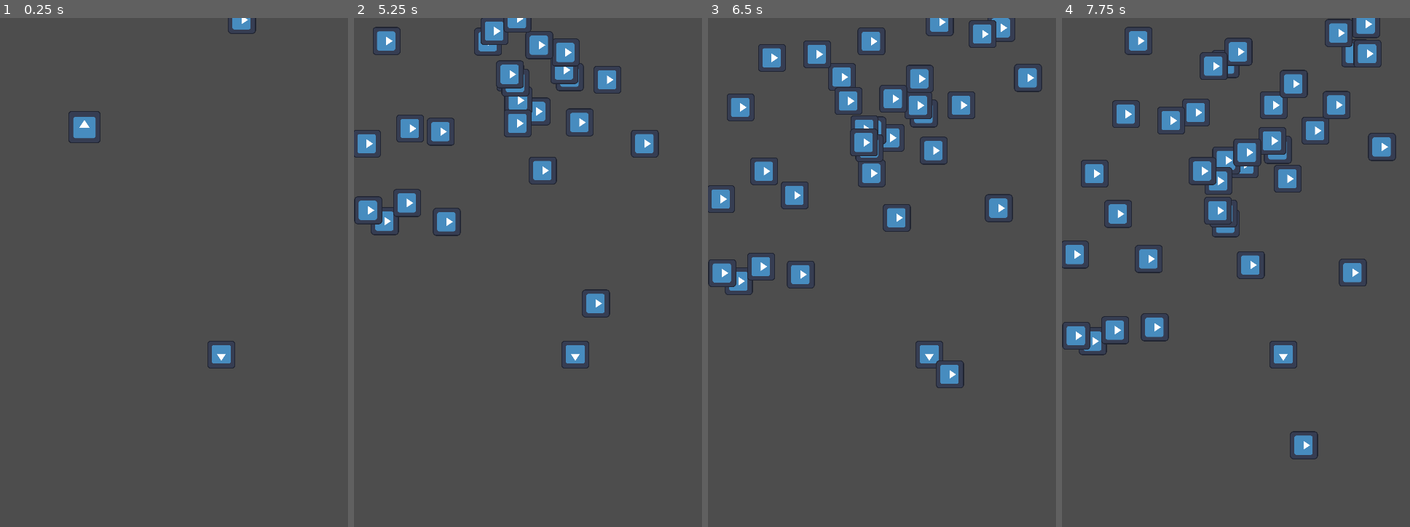
Above: before the commit, frames 1-4 (left to right).
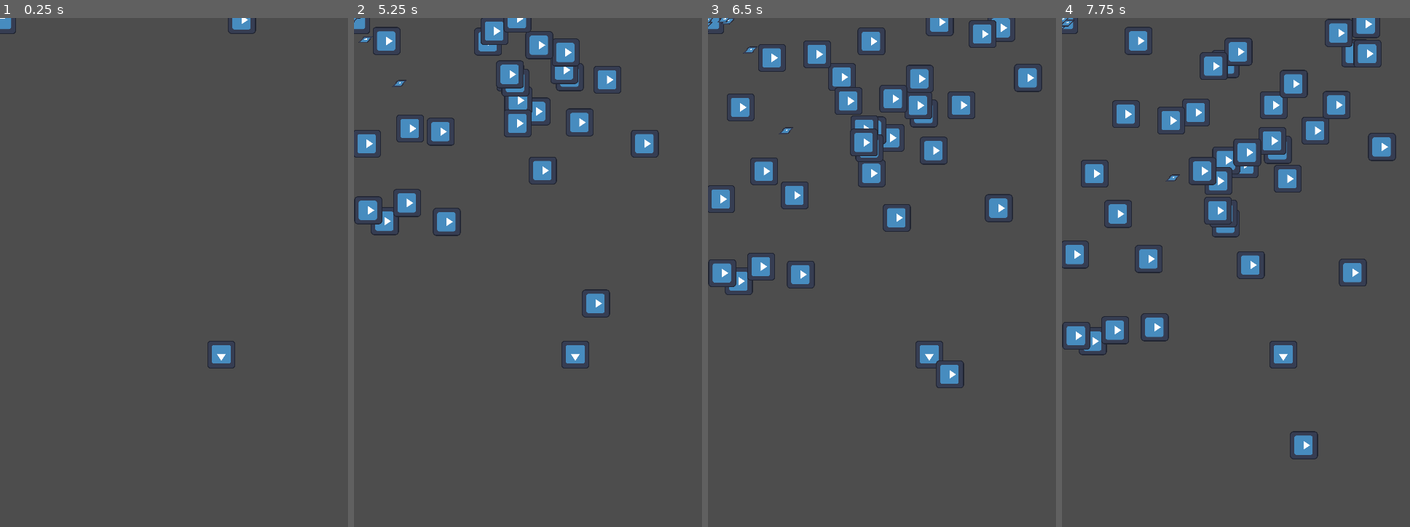
Above: after the commit, the same moments.

Repository: Chet-afk/tower-def
Game: Godot game, scene res://main.tscn
Two runs of this game, one before a commit and one after it. Both use one fixed random seed, a clock stepped at 60 frames per second and the inputs below. The engine's default icon, where the game draws it, is replaced by a stand-in: a white triangle on a blue panel in a dark square.
Inputs (mouse positions are in pixels of both pictures, inside the frame that each line leads up to):
- Up to frame 1 (0.25 s): no input
- Up to frame 2 (5.25 s): move the mouse to (437, 124) at 0.52 s; press the mouse at (437, 124) at 0.53 s; move the mouse to (461, 297) at 1.27 s; release the mouse at (461, 297) at 1.28 s; click (461, 297) at 1.35 s; move the mouse to (573, 160) at 2.02 s; press the mouse at (573, 160) at 2.03 s; move the mouse to (517, 374) at 2.77 s; release the mouse at (517, 374) at 2.78 s; click (517, 374) at 2.85 s; move the mouse to (646, 348) at 3.52 s; press the mouse at (646, 348) at 3.53 s; move the mouse to (427, 196) at 4.27 s; release the mouse at (427, 196) at 4.28 s; click (427, 196) at 4.35 s; move the mouse to (555, 272) at 5.02 s; press the mouse at (555, 272) at 5.03 s
- Up to frame 3 (6.5 s): move the mouse to (836, 145) at 5.77 s; release the mouse at (836, 145) at 5.78 s; click (836, 145) at 5.85 s
- Up to frame 4 (7.75 s): move the mouse to (1323, 247) at 6.52 s; press the mouse at (1323, 247) at 6.53 s; move the mouse to (1169, 297) at 7.27 s; release the mouse at (1169, 297) at 7.28 s; click (1169, 297) at 7.35 s

The runs differ from the first frame. In frame 1, 0.4% of the frame differs, in the area x 0-29%, y 0-25%; in frame 2, 0.1%; in frame 3, 0.1%; in frame 4, less than 0.1%.

Commit message:
Removed base unit class. Changed player unit type. Towers only active when enemies in

Diff:
--- a/tower_def/Attacks/attack.tscn
+++ b/tower_def/Attacks/attack.tscn
@@ -5,7 +5,7 @@
 
 [sub_resource type="CapsuleShape2D" id="CapsuleShape2D_gqgxx"]
 
-[node name="Attack" type="CharacterBody2D"]
+[node name="Attack" type="CharacterBody2D" groups=["attack"]]
 collision_mask = 0
 motion_mode = 1
 script = ExtResource("1_5e10g")
--- a/tower_def/Units/player_units.gd
+++ b/tower_def/Units/PlayerUnit.gd
@@ -1,18 +1,39 @@
-extends base_unit
+extends CharacterBody2D
 class_name player_unit_base
 
 @export var attack_scene: PackedScene
+
+var attack: base_attack
+var atk_speed: float
+var atk: int
+var range: float
 
 # Movement Related
 var prev_position: Vector2
 var being_held: bool = false
 var clickable: bool = false
 var in_placeable_area: bool = false
-var snappable_area
+var snappable_area: Area2D
 var first_spawn: bool = true
 
 # If the unit is able to attack or not
 var active: bool = false
+
+# Getters
+func get_atk_speed() -> float:
+	return(atk_speed)
+func get_atk() -> int:
+	return(atk)
+func get_range() -> float:
+	return($Detection/DetectionArea.get_radius())
+
+# Setters
+func set_atk_speed(value: float):
+	atk_speed = value
+func set_atk(value: int):
+	atk = value
+func set_range(value: float):
+	$Detection/DetectionArea.set_radius(value)
 
 # Called when the node enters the scene tree for the first time.
 func _ready():
@@ -21,33 +42,48 @@
 
 # Called every frame. 'delta' is the elapsed time since the previous frame.
 func _process(delta):
+	# This section checks for movement
 	if Input.is_action_just_pressed("mouse") and clickable:
 		being_held = true
-		active = false
 	elif being_held and Input.is_action_pressed("mouse"):
 		# Follow the cursor so long as its pressed
 		self.set_global_position(get_viewport().get_mouse_position())
-
 	if Input.is_action_just_released("mouse") and being_held:
 		self.update_position()
 
+	# Constant check for entering enemies into range
+	if not being_held and $Detection.has_overlapping_bodies():
+		active = true
+	else:
+		active = false
+
+# Signals section
 # Determine if the sprite should be clickable or not based off cursor
 func _on_snap_position_mouse_entered():
 	clickable = true
 func _on_snap_position_mouse_exited():
 	clickable = false
-
 # Check to see if unit is in snappable area
 func _on_snap_position_area_entered(area):
 	# Placers group is in the placement node
 	if area.is_in_group("placers"):
 		snappable_area = area
 		in_placeable_area = true
-
 func _on_snap_position_area_exited(area):
 	if area.is_in_group("placers"):
 		in_placeable_area = false
+func _on_attack_timer_timeout():
+	# Create the attack
+	if not active:
+		return
+	var attack = attack_scene.instantiate()
+	attack.set_position(self.get_position())
+	attack.set_atk(get_atk())
+	# attach the bullets to the viewport
+	# otherwise will follow this tower node if moved
+	get_parent().add_child(attack)
 
+# Helpers
 func update_position():
 	if first_spawn and not in_placeable_area:
 		queue_free()
@@ -61,15 +97,3 @@
 			prev_position = snappable_area.get_global_position()
 		else:
 			self.set_global_position(prev_position)
-
-
-func _on_attack_timer_timeout():
-	# Create the attack
-	if not active:
-		return
-	var attack = attack_scene.instantiate()
-	attack.set_position(self.get_position())
-	attack.set_atk(get_atk())
-	# attach the bullets to the viewport
-	# otherwise will follow this tower node if moved
-	get_parent().add_child(attack)
--- a/tower_def/Units/enemy.gd
+++ b/tower_def/Units/enemy.gd
@@ -1,6 +1,6 @@
 extends CharacterBody2D
 
-var hp: = 1
+var hp: = 10
 var atk: = 10
 
 
@@ -19,6 +19,6 @@
 
 func _on_hitbox_body_entered(body):
 	hp -= body.get_atk()
-	# Delete the bullet. Freeing here rather than in bullet code
-	# frees up masking and collision shenanigans
+	# Delete the bullet. Change this later when doing other
+	# Bullets so bullets handle their own freeing
 	body.queue_free()
--- a/tower_def/Units/enemy.tscn
+++ b/tower_def/Units/enemy.tscn
@@ -1,13 +1,16 @@
-[gd_scene load_steps=4 format=3 uid="uid://c88jauj4dh3im"]
+[gd_scene load_steps=5 format=3 uid="uid://c88jauj4dh3im"]
 
 [ext_resource type="Script" path="res://Units/enemy.gd" id="1_4l2bb"]
 [ext_resource type="Texture2D" uid="uid://ci5bdk1igpd3" path="res://Sprites/icon.svg" id="1_4o2qx"]
+
+[sub_resource type="RectangleShape2D" id="RectangleShape2D_g32iw"]
 
 [sub_resource type="RectangleShape2D" id="RectangleShape2D_673og"]
 size = Vector2(38, 39)
 
 [node name="Enemy" type="CharacterBody2D"]
-collision_layer = 0
+collision_layer = 2
+collision_mask = 0
 motion_mode = 1
 script = ExtResource("1_4l2bb")
 
@@ -16,6 +19,9 @@
 scale = Vector2(0.3, 0.3)
 texture = ExtResource("1_4o2qx")
 
+[node name="DetectionArea" type="CollisionShape2D" parent="."]
+shape = SubResource("RectangleShape2D_g32iw")
+
 [node name="Hitbox" type="Area2D" parent="."]
 
 [node name="HitboxArea" type="CollisionShape2D" parent="Hitbox"]
--- /dev/null
+++ b/tower_def/Units/player_unit.tscn
@@ -0,0 +1,42 @@
+[gd_scene load_steps=6 format=3 uid="uid://c8aew0avw85ej"]
+
+[ext_resource type="Script" path="res://Units/PlayerUnit.gd" id="1_ar351"]
+[ext_resource type="Texture2D" uid="uid://ci5bdk1igpd3" path="res://Sprites/icon.svg" id="2_sfvcf"]
+[ext_resource type="PackedScene" uid="uid://dvjtvcdbknawy" path="res://Attacks/attack.tscn" id="2_tgv0o"]
+
+[sub_resource type="CircleShape2D" id="CircleShape2D_em1rt"]
+radius = 105.076
+
+[sub_resource type="CircleShape2D" id="CircleShape2D_m5gxr"]
+radius = 36.1248
+
+[node name="PlayerUnit" type="CharacterBody2D"]
+collision_layer = 0
+script = ExtResource("1_ar351")
+attack_scene = ExtResource("2_tgv0o")
+
+[node name="Sprite" type="Sprite2D" parent="."]
+scale = Vector2(0.35, 0.35)
+texture = ExtResource("2_sfvcf")
+
+[node name="Detection" type="Area2D" parent="."]
+collision_layer = 0
+collision_mask = 2
+
+[node name="DetectionArea" type="CollisionShape2D" parent="Detection"]
+shape = SubResource("CircleShape2D_em1rt")
+
+[node name="SnapPosition" type="Area2D" parent="." groups=["tower"]]
+
+[node name="SnapZone" type="CollisionShape2D" parent="SnapPosition"]
+shape = SubResource("CircleShape2D_m5gxr")
+
+[node name="AttackTimer" type="Timer" parent="."]
+wait_time = 0.1
+autostart = true
+
+[connection signal="area_entered" from="SnapPosition" to="." method="_on_snap_position_area_entered"]
+[connection signal="area_exited" from="SnapPosition" to="." method="_on_snap_position_area_exited"]
+[connection signal="mouse_entered" from="SnapPosition" to="." method="_on_snap_position_mouse_entered"]
+[connection signal="mouse_exited" from="SnapPosition" to="." method="_on_snap_position_mouse_exited"]
+[connection signal="timeout" from="AttackTimer" to="." method="_on_attack_timer_timeout"]
--- a/tower_def/Units/player_units.tscn
+++ /dev/null
@@ -1,28 +0,0 @@
-[gd_scene load_steps=4 format=3 uid="uid://rqnlle5nm863"]
-
-[ext_resource type="PackedScene" uid="uid://dxs2crcp5i8nl" path="res://Units/unit.tscn" id="1_r4672"]
-[ext_resource type="Script" path="res://Units/player_units.gd" id="2_bw0ws"]
-
-[sub_resource type="CircleShape2D" id="CircleShape2D_y5nra"]
-radius = 36.1248
-
-[node name="PlayerUnit" instance=ExtResource("1_r4672")]
-script = ExtResource("2_bw0ws")
-attack_scene = null
-
-[node name="Detection" parent="." index="1" groups=["tower"]]
-
-[node name="SnapPosition" type="Area2D" parent="." index="2" groups=["tower"]]
-
-[node name="SnapZone" type="CollisionShape2D" parent="SnapPosition" index="0"]
-shape = SubResource("CircleShape2D_y5nra")
-
-[node name="AttackTimer" type="Timer" parent="." index="3"]
-wait_time = 0.1
-autostart = true
-
-[connection signal="area_entered" from="SnapPosition" to="." method="_on_snap_position_area_entered"]
-[connection signal="area_exited" from="SnapPosition" to="." method="_on_snap_position_area_exited"]
-[connection signal="mouse_entered" from="SnapPosition" to="." method="_on_snap_position_mouse_entered"]
-[connection signal="mouse_exited" from="SnapPosition" to="." method="_on_snap_position_mouse_exited"]
-[connection signal="timeout" from="AttackTimer" to="." method="_on_attack_timer_timeout"]
--- a/tower_def/Units/unit.gd
+++ /dev/null
@@ -1,41 +0,0 @@
-extends Node2D
-class_name base_unit
-
-
-var attack: base_attack
-# Statistics
-var atk_speed: float
-var atk: int
-var range: float
-
-# Called when the node enters the scene tree for the first time.
-func _ready():
-	pass # Replace with function body.
-
-
-# Called every frame. 'delta' is the elapsed time since the previous frame.
-func _process(delta):
-	pass
-
-# Getters
-func get_atk_speed() -> float:
-	return(atk_speed)
-func get_atk() -> int:
-	return(atk)
-func get_range() -> float:
-	return($Detection/DetectionArea.get_radius())
-
-# Setters
-func set_atk_speed(value: float):
-	atk_speed = value
-func set_atk(value: int):
-	atk = value
-func set_range(value: float):
-	$Detection/DetectionArea.set_radius(value)
-
-
-
-
-# Begin attacking if enemy body is in the detection area
-func _on_detection_body_entered(body):
-	pass # Replace with function body.
--- a/tower_def/Units/unit.tscn
+++ /dev/null
@@ -1,21 +0,0 @@
-[gd_scene load_steps=4 format=3 uid="uid://dxs2crcp5i8nl"]
-
-[ext_resource type="Script" path="res://Units/unit.gd" id="1_tugdw"]
-[ext_resource type="Texture2D" uid="uid://ci5bdk1igpd3" path="res://Sprites/icon.svg" id="2_x61rt"]
-
-[sub_resource type="CircleShape2D" id="CircleShape2D_7ypwi"]
-radius = 105.076
-
-[node name="Unit" type="Node2D"]
-script = ExtResource("1_tugdw")
-
-[node name="Sprite" type="Sprite2D" parent="."]
-scale = Vector2(0.35, 0.35)
-texture = ExtResource("2_x61rt")
-
-[node name="Detection" type="Area2D" parent="."]
-
-[node name="DetectionArea" type="CollisionShape2D" parent="Detection"]
-shape = SubResource("CircleShape2D_7ypwi")
-
-[connection signal="body_entered" from="Detection" to="." method="_on_detection_body_entered"]
--- a/tower_def/main.tscn
+++ b/tower_def/main.tscn
@@ -1,11 +1,10 @@
-[gd_scene load_steps=8 format=3 uid="uid://ymnccg0mpo1e"]
+[gd_scene load_steps=7 format=3 uid="uid://ymnccg0mpo1e"]
 
 [ext_resource type="Script" path="res://main.gd" id="1_txsfw"]
 [ext_resource type="PackedScene" uid="uid://d3kmj55i1xx7f" path="res://UI/menu.tscn" id="1_uuig7"]
 [ext_resource type="PackedScene" uid="uid://c88jauj4dh3im" path="res://Units/enemy.tscn" id="2_fj7eb"]
-[ext_resource type="PackedScene" uid="uid://rqnlle5nm863" path="res://Units/player_units.tscn" id="3_8wes6"]
 [ext_resource type="PackedScene" uid="uid://obndp0uxr3fg" path="res://Units/placement.tscn" id="3_24vqi"]
-[ext_resource type="PackedScene" uid="uid://dvjtvcdbknawy" path="res://Attacks/attack.tscn" id="6_388xw"]
+[ext_resource type="PackedScene" uid="uid://c8aew0avw85ej" path="res://Units/player_unit.tscn" id="5_uvvqn"]
 
 [sub_resource type="Curve2D" id="Curve2D_1kf2a"]
 _data = {
@@ -23,10 +22,6 @@
 [node name="Placement2" parent="." instance=ExtResource("3_24vqi")]
 position = Vector2(304, 463)
 
-[node name="PlayerUnits" parent="." instance=ExtResource("3_8wes6")]
-position = Vector2(116, 150)
-attack_scene = ExtResource("6_388xw")
-
 [node name="SpawnPath" type="Path2D" parent="."]
 curve = SubResource("Curve2D_1kf2a")
 
@@ -37,4 +32,6 @@
 wait_time = 0.2
 autostart = true
 
+[node name="PlayerUnit" parent="." instance=ExtResource("5_uvvqn")]
+
 [connection signal="timeout" from="MobSpawn" to="." method="_on_mob_spawn_timeout"]
